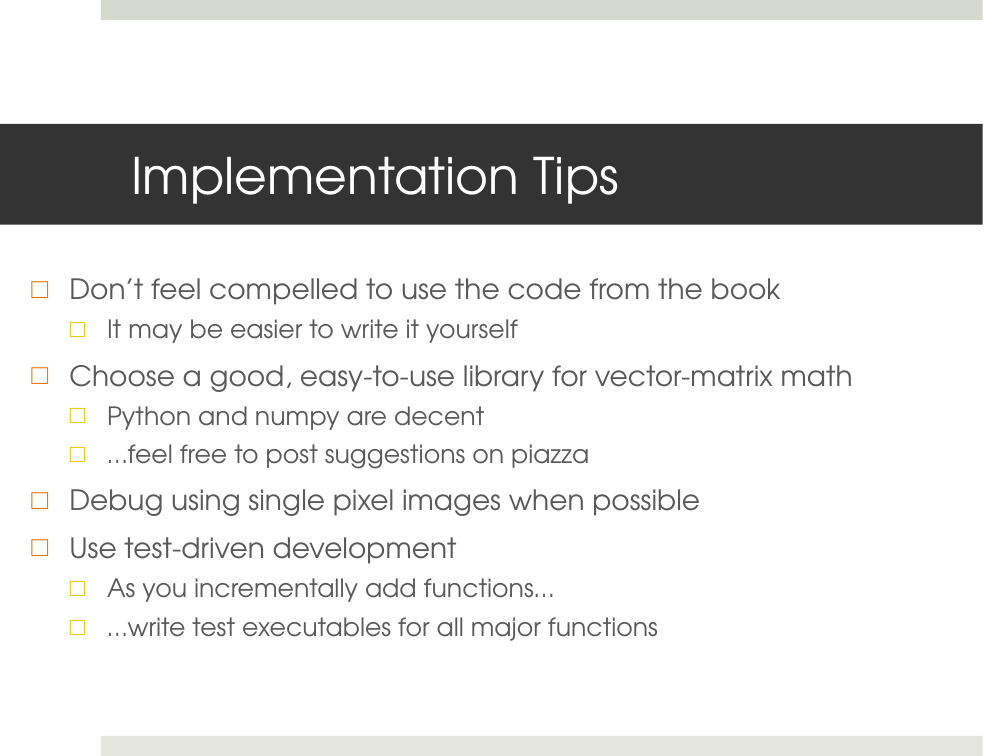
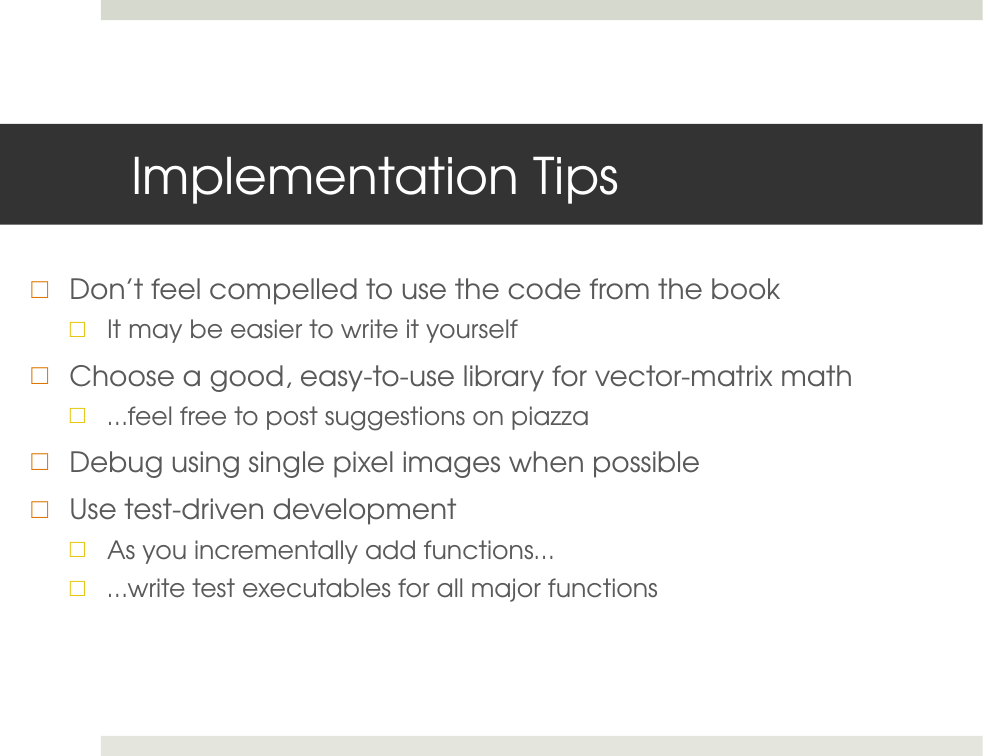
Before and after one commit to shaffer1/UIllinois_Rendering, a slide deck: slide 26 of Lecture-2-Ray Tracing.pptx. Drawn at 1008x756 pixels with LibreOffice and Linux fonts; fonts in the diff are those of the drawing. Boxes give left, top, right and bottom in pixels: in the first picture for what was removed or moved away, otherwise in the second. Text is boxed around its words. In the diff, an @@ line names an element or a change of style, - is before the commit and + after.

```diff
--- a/Lecture-2-Ray Tracing.pptx
+++ b/Lecture-2-Ray Tracing.pptx
@@ text at (107,406,484,430): paragraph removed @@
-  □ Python and numpy are decent
```
Also in this commit, not shown: 1 other slide changed.
